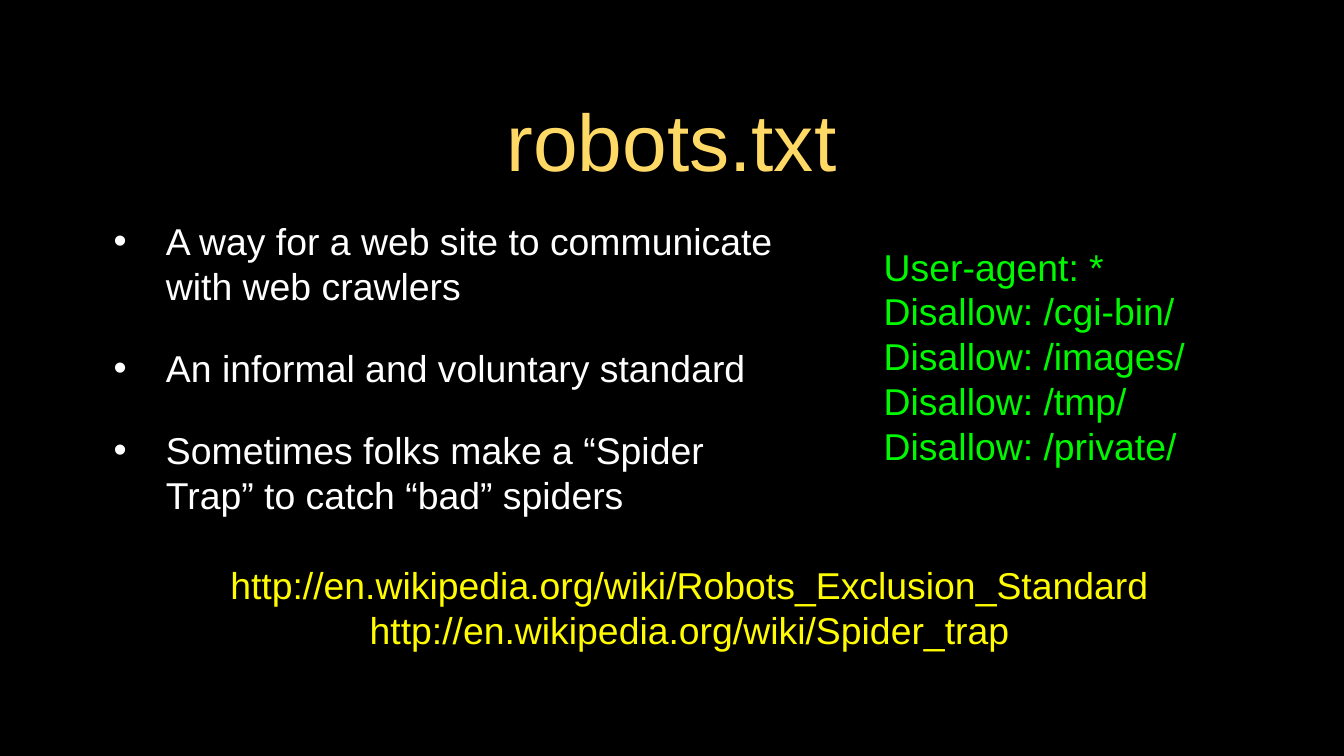
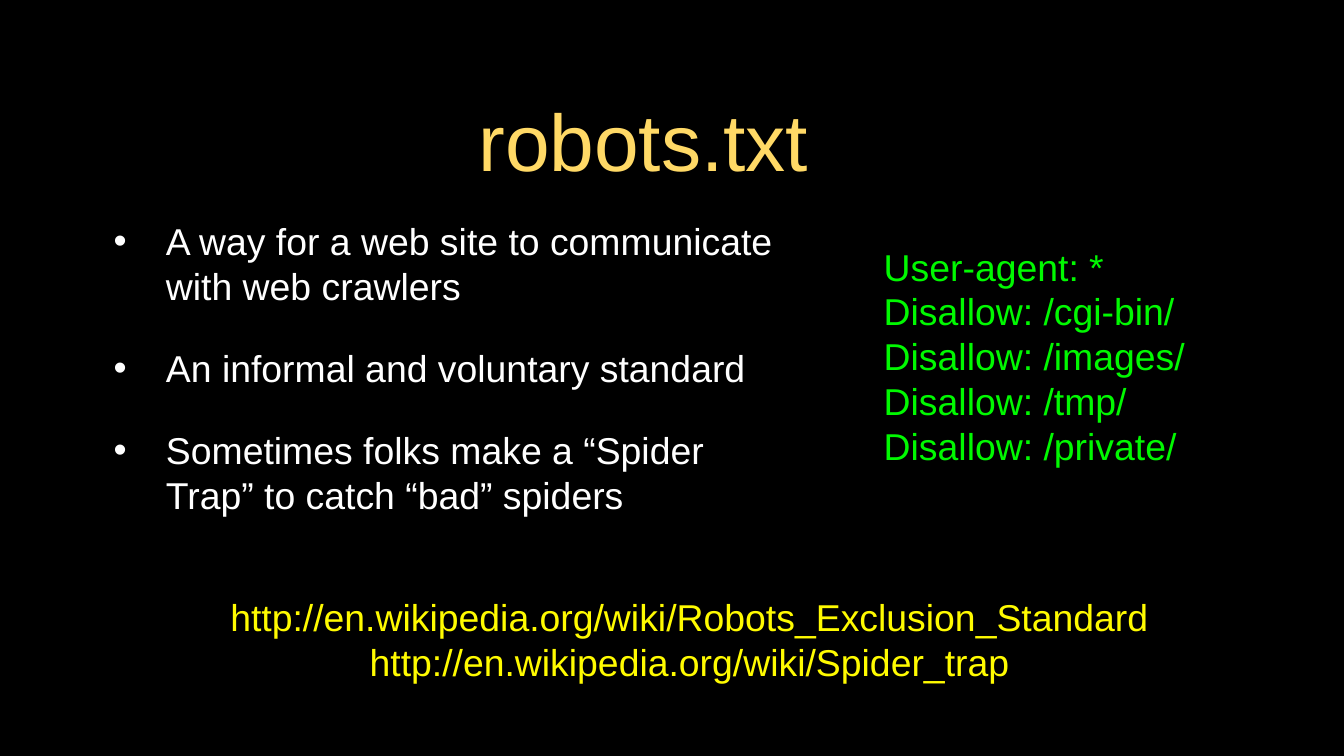
Before and after one commit to csev/py4e, a slide deck: slide 12 of lectures3/Pythonlearn-16-Data-Viz.pptx. Drawn at 1344x756 pixels with LibreOffice and Linux fonts; fonts in the diff are those of the drawing. Boxes give left, top, right and bottom in pixels: in the first picture for what was removed or moved away, otherwise in the second. Text is boxed around its words. In the diff, an @@ line names an element or a change of style, - is before the commit and + after.

```diff
--- a/lectures3/Pythonlearn-16-Data-Viz.pptx
+++ b/lectures3/Pythonlearn-16-Data-Viz.pptx
@@ title "robots.txt": place and size @@
-title "robots.txt" at [507,113,837,172]
+title "robots.txt" at [478,113,808,172]
@@ text "http://en.wikipedia.org/wiki/Robots_Exclusion_Standard": place and size @@
-text "http://en.wikipedia.org/wiki/Robots_Exclusion_Standard" at [230,572,1148,652]
+text "http://en.wikipedia.org/wiki/Robots_Exclusion_Standard" at [230,604,1148,684]
```
Also in this commit, not shown: 11 other slides changed.
